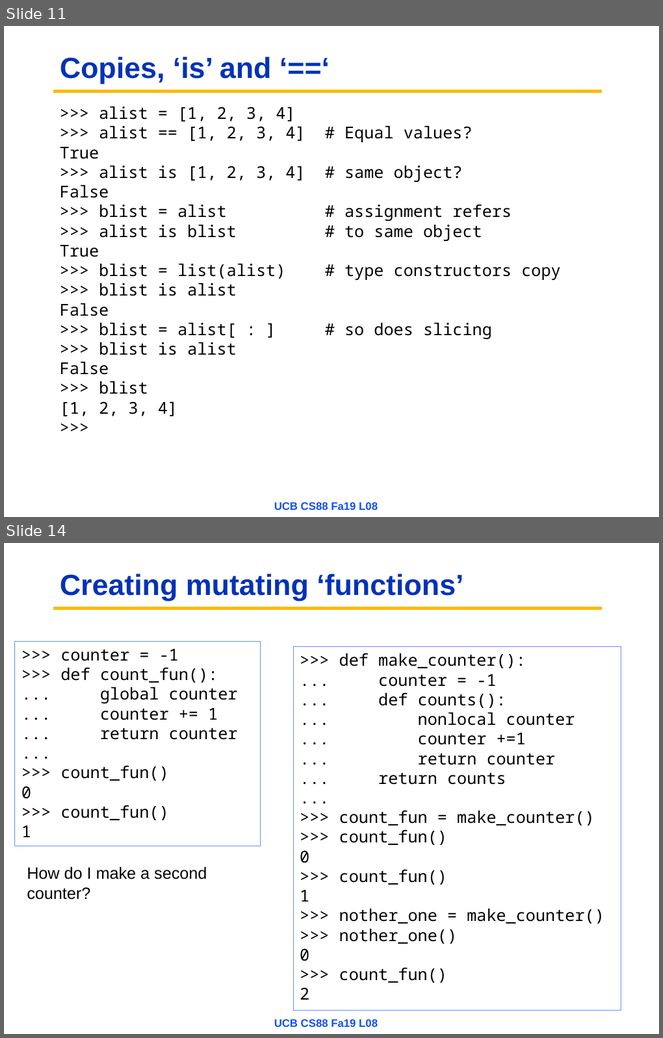
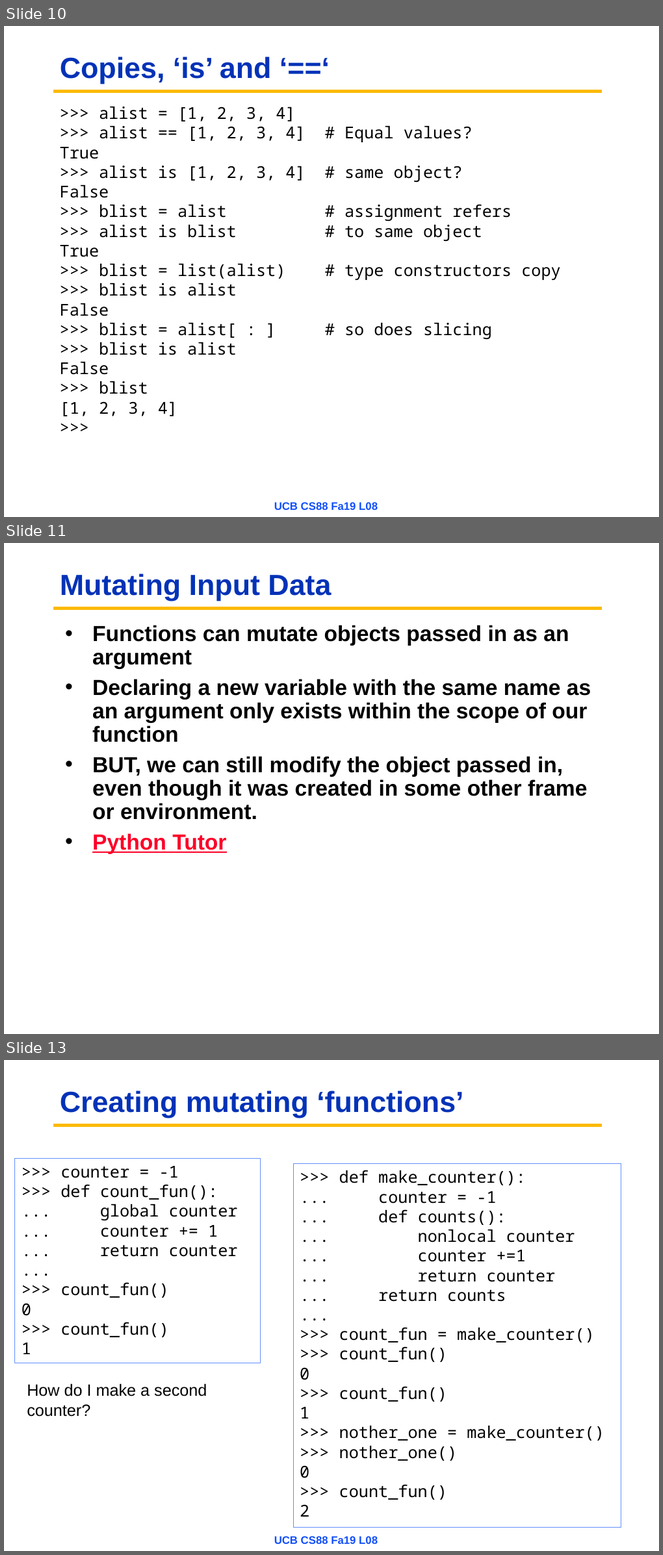
Before and after one commit to cs88-website/cs88-website.github.io, a slide deck: fa19/assets/slides/fa19/08-Mutation.pptx. Shown one above the other, each under a label of ours: slides 11 and 14 before the commit, slides 10, 11 and 13 after it; the slides between them are not shown. The pictures are 663x1038 and 663x1555 pixels, drawn with LibreOffice and Linux fonts; fonts in the diff are those of the drawing; background and template pictures are left out. Boxes give left, top, right and bottom in pixels: in the first picture for what was removed or moved away, otherwise in the second. Text is boxed around its words. In the diff, an @@ line names an element or a change of style, - is before the commit and + after.

```diff
--- a/fa19/assets/slides/fa19/08-Mutation.pptx
+++ b/fa19/assets/slides/fa19/08-Mutation.pptx
@@ slide 11 added at <box>4,543,659,1034</box>, background #FFFFFF; not listed: 1 template element that a slide beside it also shows @@
@@ title added at <box>60,574,331,601</box>, 32 pt, text #0332B7, bold @@
+Mutating Input Data
@@ text added at <box>92,625,591,854</box>, 24 pt, text #000000, bold @@
+• Functions can mutate objects passed in as an argument
+• Declaring a new variable with the same name as an argument only exists within the scope of our function
+• BUT, we can still modify the object passed in, even though it was created in some other frame or environment.
+• Python Tutor
@@ what was slide 11 is now slide 10 @@
@@ what was slide 14 is now slide 13 @@
```
Also in this commit, not shown: 1 slide changed, 1 other slide added, 2 slides removed, 10 other files.
